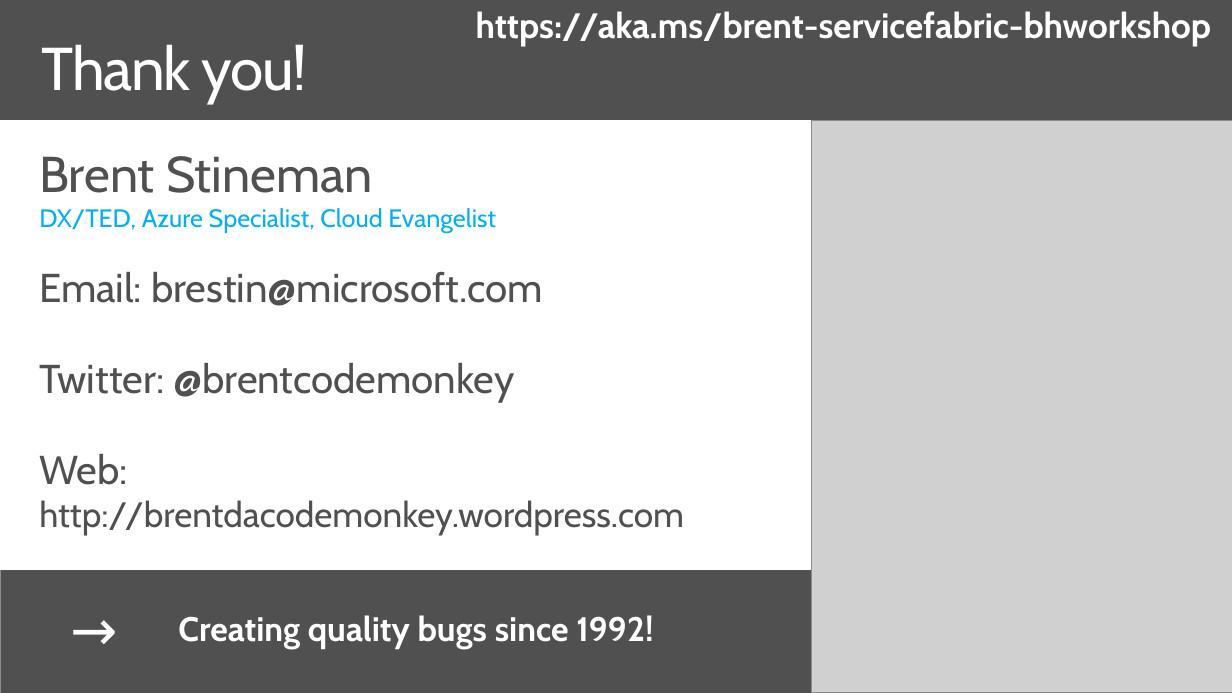
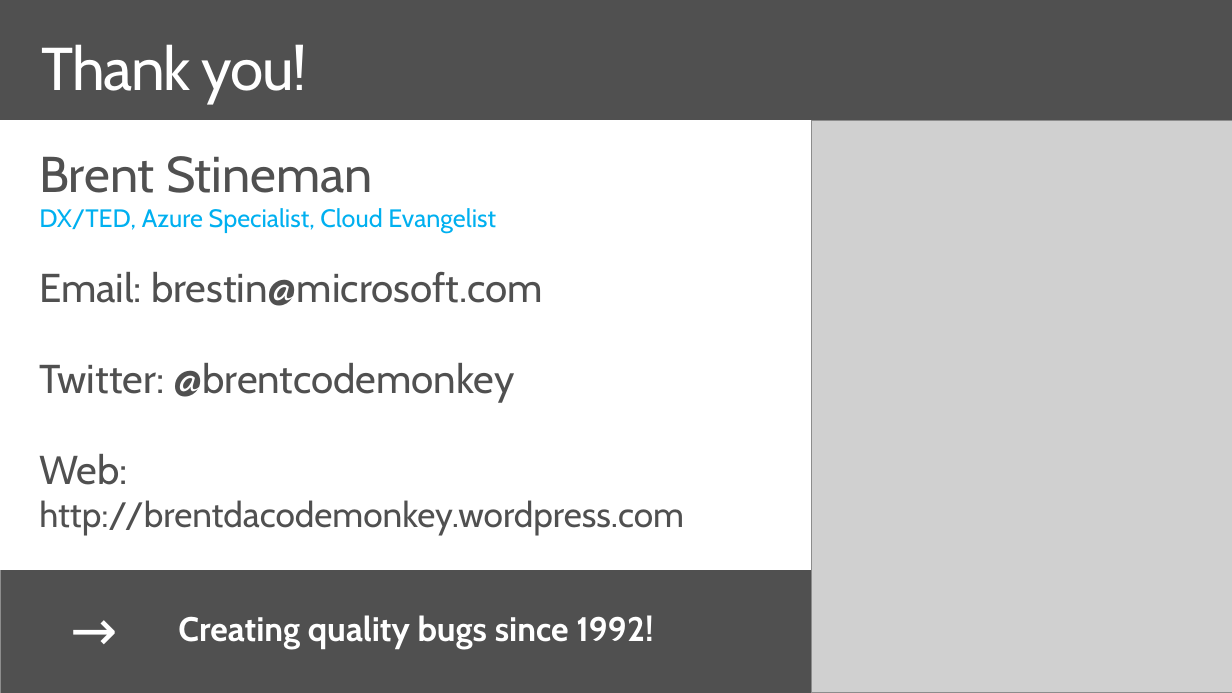
Before and after one commit to brentstineman/PersonalStuff, a slide deck: slide 22 of Presentations/Service Fabric/ServiceFabric - Real World.pptx (slide 23 before the commit). Drawn at 1232x693 pixels with LibreOffice and Linux fonts; fonts in the diff are those of the drawing; grey boxes stand for pictures. Boxes give left, top, right and bottom in pixels: in the first picture for what was removed or moved away, otherwise in the second. Text is boxed around its words. In the diff, an @@ line names an element or a change of style, - is before the commit and + after.

```diff
--- a/Presentations/Service Fabric/ServiceFabric - Real World.pptx
+++ b/Presentations/Service Fabric/ServiceFabric - Real World.pptx
@@ text removed at [476, 11, 1211, 47] @@
-https://aka.ms/brent-servicefabric-bhworkshop
```
Also in this commit, not shown: 8 other slides changed, 1 slide removed.
